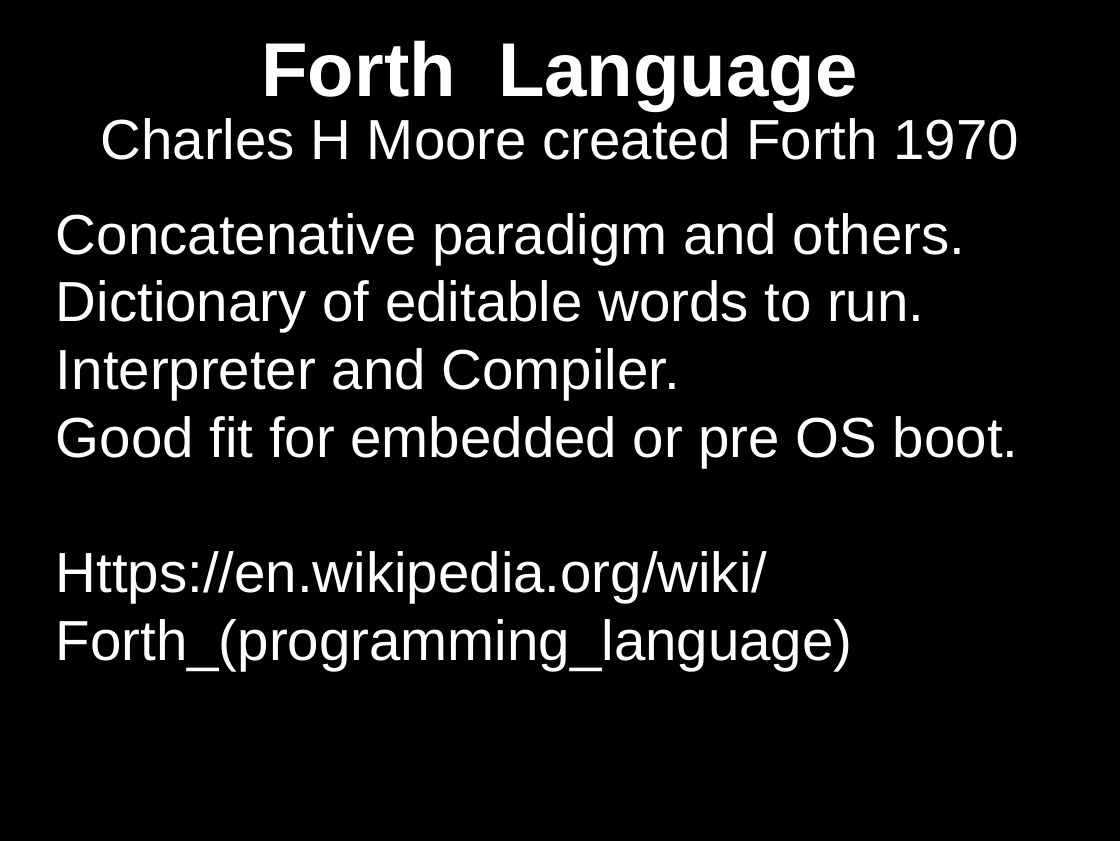
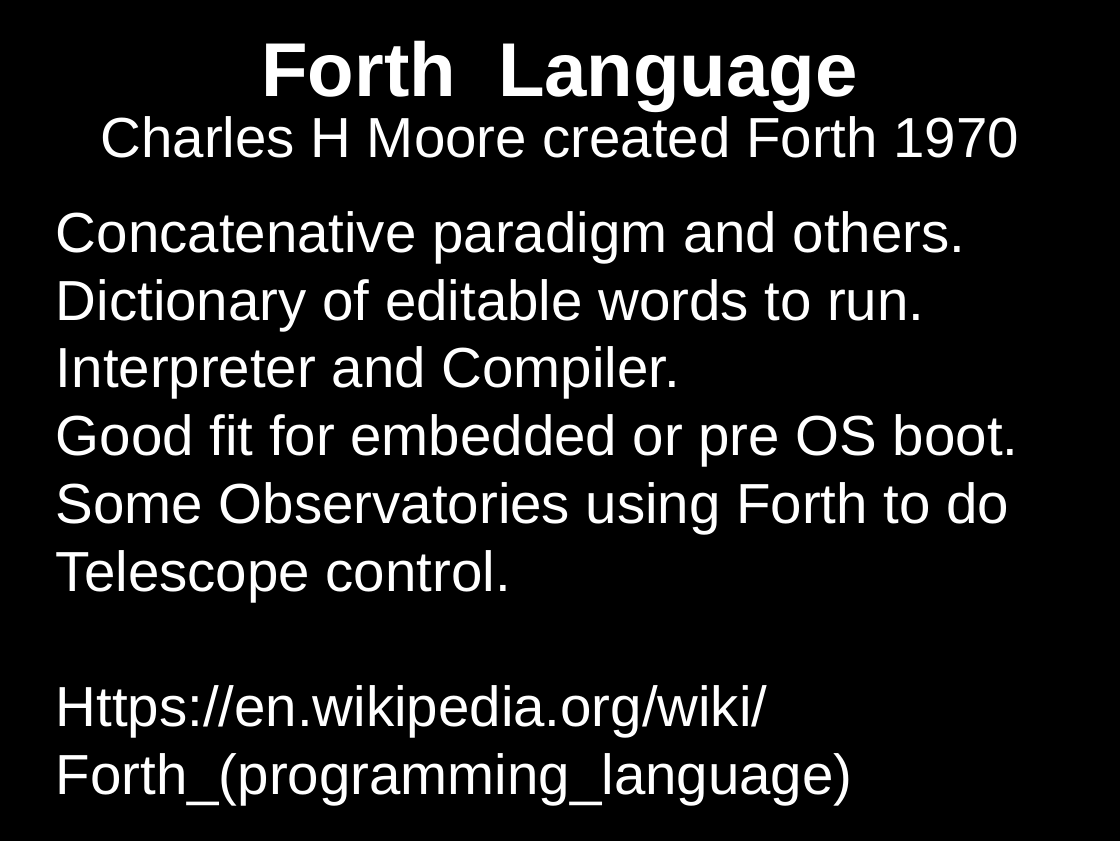
Before and after one commit to RMax2015/forGL, a slide deck: slide 26 of Docs/Presentations/src/forGL_at_Haxe_US_2019.odp (slide 20 before the commit). Drawn at 1120x841 pixels with LibreOffice and Linux fonts; fonts in the diff are those of the drawing. Boxes give left, top, right and bottom in pixels: in the first picture for what was removed or moved away, otherwise in the second. Text is boxed around its words. In the diff, an @@ line names an element or a change of style, - is before the commit and + after.

```diff
--- a/Docs/Presentations/src/forGL_at_Haxe_US_2019.odp
+++ b/Docs/Presentations/src/forGL_at_Haxe_US_2019.odp
@@ subtitle at (56, 482, 1009, 601): paragraph added @@
+Some Observatories using Forth to do Telescope control.
```
Also in this commit, not shown: 7 other slides changed, 6 slides added.
